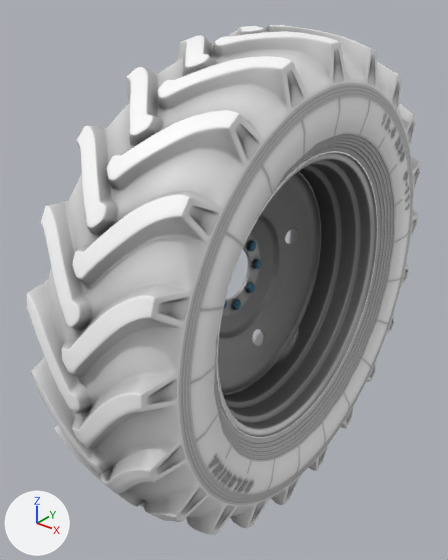
Two versions of the glTF model img/models/llanta.gltf, one commit apart.
Both versions are drawn from a 50 mm lens placed at (1.771, -1.684, 1.861), pointed at (0.489, -0.082, 0.868). Arrows for +X, +Y and +Z are at lower left; the lights stay in place.

Before the edit, the objects in view are built like this:
```python
me_18_4r38shape_002 = bpy.data.meshes.new('18_4R38Shape.002')
me_18_4r38shape_002.from_pydata(...)  # 1890 vertices, 3738 faces; spans x -0.26..0.26, y -0.88..0.88, z -0.87..0.87
me_18_4r38shape_002.materials.append(mat_tireper_mat)
me_dw_15_38dualshape = bpy.data.meshes.new('DW_15_38dualShape')
me_dw_15_38dualshape.from_pydata(...)  # 1715 vertices, 3306 faces; spans x -0.205..0.205, y -0.512..0.512, z -0.512..0.512
# faces by material slot: [3072, 80, 10, 144]
me_dw_15_38dualshape.materials.append(mat_disc_mat)
me_dw_15_38dualshape.materials.append(mat_tireper_mat)
me_dw_15_38dualshape.materials.append(mat_gold_mat)
me_dw_15_38dualshape.materials.append(mat_green_mat)
ob_18_4r38dual = bpy.data.objects.new('18_4R38dual', me_18_4r38shape_002)
ob_18_4r38dual.location = (0.6, 0.0, 0.857)
ob_dw_15_38dual = bpy.data.objects.new('DW_15_38dual', me_dw_15_38dualshape)
ob_dw_15_38dual.location = (0.6, 0.0, 0.857)
```
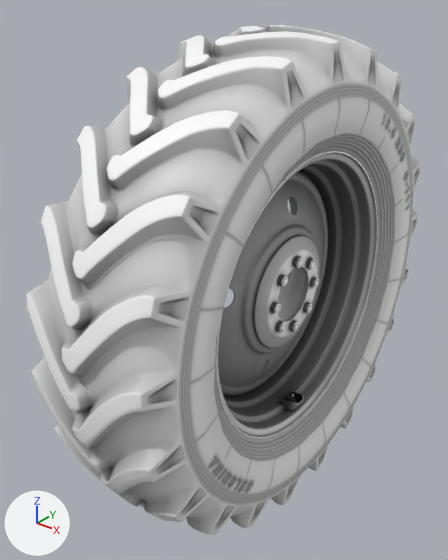
The newer file is also turned or shifted as a whole; pictures and numbers use the older file's frame.

Location of each change, [x1, y1, x2, y2] in pixels of the pictures (448 x 560 px):
'DW_15_38', added: after [215, 151, 378, 439]
    faces in mat_disc_mat: [215, 151, 378, 439]
'DW_15_38dual', deleted: before [215, 151, 378, 438]
    faces in mat_disc_mat: [215, 151, 378, 438]
    faces in mat_green_mat: [223, 240, 261, 310]

Patch to the scene script:
```diff
--- a/img/models/llanta.gltf.py
+++ b/img/models/llanta.gltf.py
@@ me_dw_15_38shape @@
+me_dw_15_38shape.from_pydata(...)  # 1715 vertices, 3306 faces; spans x -0.205..0.205, y -0.512..0.512, z -0.512..0.512
+# faces by material slot: [3216, 80, 10]
+me_dw_15_38shape.materials.append(mat_disc_mat)
+me_dw_15_38shape.materials.append(mat_tireper_mat)
+me_dw_15_38shape.materials.append(mat_gold_mat)
@@ ob_dw_15_38dual @@
-ob_dw_15_38dual = bpy.data.objects.new('DW_15_38dual', me_dw_15_38dualshape)
-ob_dw_15_38dual.location = (0.6, 0.0, 0.857)
@@ ob_dw_15_38 @@
+ob_dw_15_38 = bpy.data.objects.new('DW_15_38', me_dw_15_38shape)
+ob_dw_15_38.location = (0.6, 0.0, 0.857)
```
